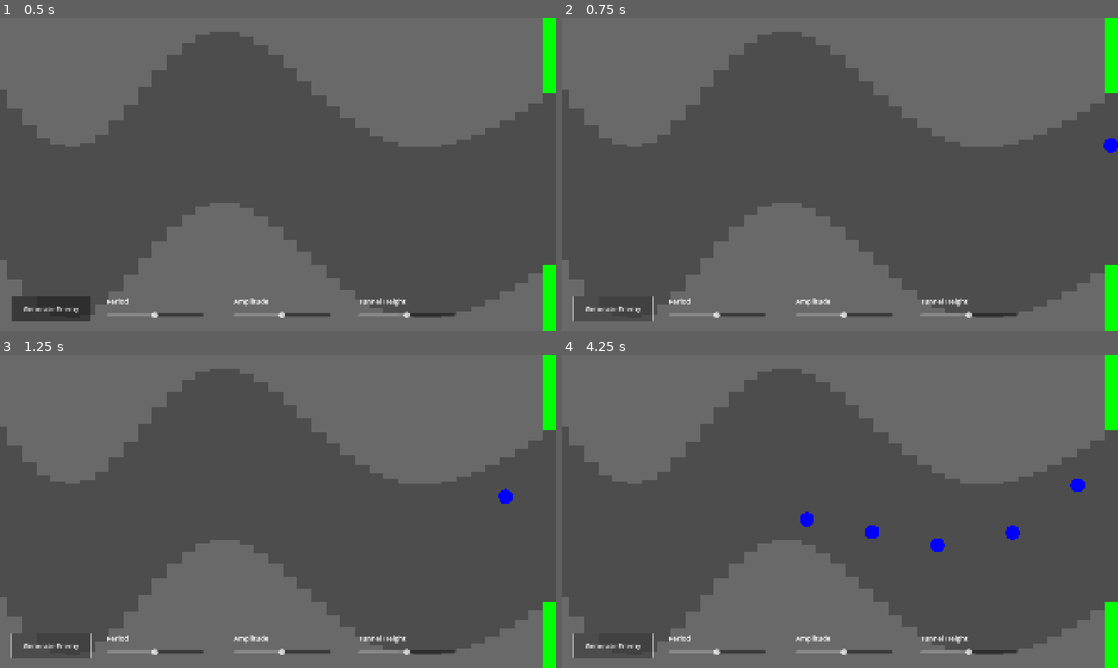
Above: before the commit, frames 1-4 (two rows, left to right).
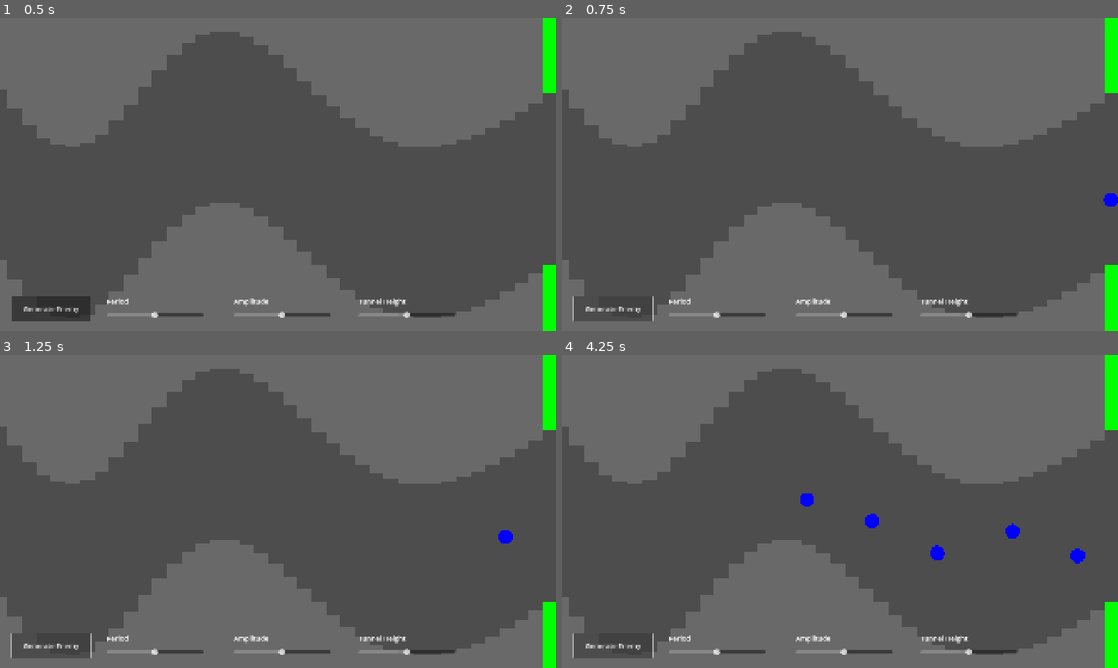
Above: after the commit, the same moments.

Repository: harrisonlee/xarnox-godot
Game: Godot game, scene res://enemy_playground.tscn
The game is run twice, just before and just after one commit, with the same random seed, the same clock (stepped at 60 frames per second) and the same inputs. This scene is started directly instead of the project's main scene.
Inputs:
- Up to frame 1 (0.5 s): no input
- Up to frame 2 (0.75 s): click "Generate Enemy" at 0.5 s
- Up to frame 3 (1.25 s): no input
- Up to frame 4 (4.25 s): click "Generate Enemy" at 1.25 s; click "Generate Enemy" at 2 s; tap Space (toggle_player_autopilot) at 2.85, 3.6 s

Frame 1 is identical in both runs. In frame 2, 0.2% of the frame differs, in the area x 97-100%, y 38-61%; in frame 3, 0.2%; in frame 4, 0.7%, in the area x 42-95%, y 39-67%.

Commit message:
Adds base enemy class.

Diff:
--- /dev/null
+++ b/enemy.gd
@@ -0,0 +1,66 @@
+class_name Enemy extends CharacterBody2D
+
+## The base enemy class. Provides convenience methods and data related to all
+## enemies and their instantiation.
+
+#-------------------------------------------------------------------------------
+# Exported Variables
+#-------------------------------------------------------------------------------
+## Where to place the enemy on insertion.
+@export var install_location_y: InstallLocationY = InstallLocationY.RANDOM
+## The minimum amount of space to insert between enemy and terrain.
+@export var install_padding_y: float = 0.0
+
+
+#-------------------------------------------------------------------------------
+# Enums
+#-------------------------------------------------------------------------------
+enum InstallLocationY { TOP, BOTTOM, CENTER, TOP_OR_BOTTOM, RANDOM }
+
+
+#-------------------------------------------------------------------------------
+# Private Variables
+#-------------------------------------------------------------------------------
+var _resolved_install_location_y: InstallLocationY = InstallLocationY.RANDOM
+
+
+#-------------------------------------------------------------------------------
+# Public Methods
+#-------------------------------------------------------------------------------
+func install_in(parent_node: Node, rect: Rect2) -> void:
+	var adjusted_rect: Rect2 = rect.grow_individual(
+		0.0, -install_padding_y,
+		0.0, -install_padding_y
+	)
+	var install_position: Vector2 = Vector2(adjusted_rect.get_center().x, 0.0)
+
+	_update_resloved_install_location_y()
+	match _resolved_install_location_y:
+		InstallLocationY.TOP:
+			install_position.y = adjusted_rect.position.y
+		InstallLocationY.BOTTOM:
+			install_position.y = adjusted_rect.end.y
+		InstallLocationY.CENTER:
+			install_position.y = adjusted_rect.get_center().y
+		InstallLocationY.RANDOM:
+			install_position.y = randf_range(
+				adjusted_rect.position.y,
+				adjusted_rect.end.y
+			)
+
+	position = install_position
+	parent_node.add_child(self)
+
+
+#-------------------------------------------------------------------------------
+# Private Methods
+#-------------------------------------------------------------------------------
+func _update_resloved_install_location_y() -> void:
+	if install_location_y != InstallLocationY.TOP_OR_BOTTOM:
+		_resolved_install_location_y = install_location_y
+		return
+
+	_resolved_install_location_y = (
+		InstallLocationY.TOP if range(2).pick_random() == 0
+		else InstallLocationY.BOTTOM
+	)
--- a/enemy_playground.gd
+++ b/enemy_playground.gd
@@ -92,13 +92,9 @@
 		float(_tunnel_openings.size() - 1),
 		enemy_position_x_ratio
 	))
-	var opening = _tunnel_openings[idx].grow_individual(0.0, -25.0, 0.0, -25.0)
+
 	var enemy = enemy_scene.instantiate()
-	enemy.position = Vector2(
-		opening.get_center().x,
-		randf_range(opening.position.y, opening.end.y)
-	)
-	add_child(enemy)
+	enemy.install_in(self, _tunnel_openings[idx])
 
 
 func _on_slider_value_changed(_value: float) -> void:
--- a/flying_enemy.gd
+++ b/flying_enemy.gd
@@ -1,4 +1,4 @@
-class_name FlyingEnemy extends CharacterBody2D
+class_name FlyingEnemy extends Enemy
 
 ## An enemy that flies across the screen horizontally while avoiding terrain.
 ## It oscillates vertically to simulate flying.
--- a/flying_enemy.tscn
+++ b/flying_enemy.tscn
@@ -12,6 +12,8 @@
 collision_layer = 16
 collision_mask = 257
 script = ExtResource("1_dk4q2")
+install_padding_y = 75.0
+metadata/_custom_type_script = "uid://o3tc7hg2eie4"
 metadata/_edit_group_ = true
 
 [node name="CollisionShape2D" type="CollisionShape2D" parent="."]
Not shown, added: enemy.gd.uid
